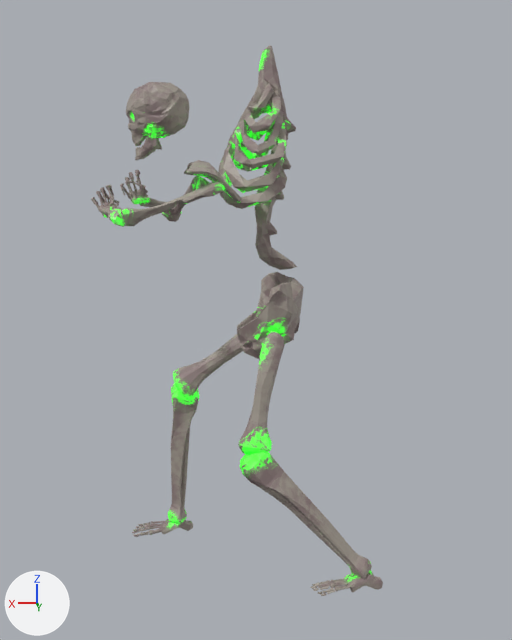
The Blender file models/actors/skeleton/skeleton_claymore.blend as it was, and as the next commit left it.
The view is the same before and after, from a 50 mm lens placed at (0.17, 2.29, 1.19), pointed at (0.02, -0.05, 0.82). Arrows for +X, +Y and +Z are at lower left; the lights stay in place.

The first picture shows 'Foot.L', 'Foot.R', 'LowerLeg.L', 'LowerLeg.R', 'Pelvis', 'Skull', 'Spine', 'Toe1_1.R', 'Toe1_2.R', 'Toe2_1.R', 'Toe2_2.R', 'Toe3_1.L', 'Toe3_2.L', 'Toe5_1.L', 'Toe5_1.R', 'UpperArm.L', 'UpperLeg.L', 'UpperLeg.R'.
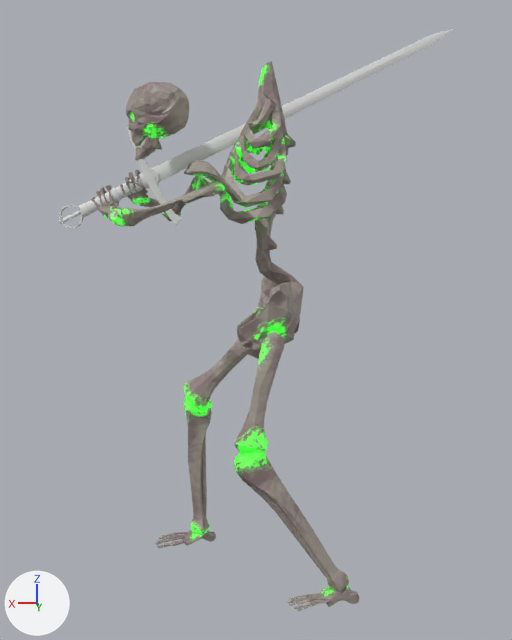
The newer file is also turned or shifted as a whole; pictures and numbers use the older file's frame.

Edits to the scene script, one JSON object a line:
```json
{"op": "set", "path": "ob_lowerleg_l.location", "old": "(-0.319, 0.176, -0.008)", "new": "(-0.238, 0.176, -0.056)"}
{"op": "set", "path": "ob_lowerleg_l.rotation_euler", "old": "(0.299, 0.633, 0.227)", "new": "(0.256, 0.489, 0.173)", "note": "degrees (17, 36, 13) -> degrees (15, 28, 10)"}
{"op": "set", "path": "ob_lowerleg_r.location", "old": "(0.339, -0.143, -0.003)", "new": "(0.25, -0.143, -0.051)"}
{"op": "set", "path": "ob_lowerleg_r.rotation_euler", "old": "(-0.143, -0.193, -0.0469)", "new": "(-0.144, -0.109, -0.053)", "note": "degrees (-8.2, -11, -2.7) -> degrees (-8.3, -6.2, -3)"}
{"op": "set", "path": "ob_upperleg_l.location", "old": "(0.058, 0.271, -0.096)", "new": "(0.091, 0.254, -0.095)"}
{"op": "set", "path": "ob_upperleg_l.rotation_euler", "old": "(0.253, -0.101, 0.1)", "new": "(0.231, -0.135, 0.0872)", "note": "degrees (14, -5.8, 5.7) -> degrees (13, -7.7, 5)"}
{"op": "set", "path": "ob_upperleg_r.location", "old": "(0.673, -0.148, 0.156)", "new": "(0.553, -0.15, 0.047)"}
{"op": "set", "path": "ob_upperleg_r.rotation_euler", "old": "(-0.143, -0.837, -0.0188)", "new": "(-0.141, -0.662, -0.0303)", "note": "degrees (-8.2, -48, -1.1) -> degrees (-8.1, -38, -1.7)"}
{"op": "set", "path": "ob_toe3_1_l.location", "old": "(-0.28, 0.166, -0.003)", "new": "(-0.207, 0.166, -0.049)"}
{"op": "set", "path": "ob_toe3_2_l.location", "old": "(-0.28, 0.166, -0.003)", "new": "(-0.207, 0.166, -0.049)"}
{"op": "set", "path": "ob_toe2_2_l.location", "old": "(-0.28, 0.166, -0.003)", "new": "(-0.207, 0.166, -0.049)"}
{"op": "set", "path": "ob_toe5_1_l.location", "old": "(-0.28, 0.166, -0.003)", "new": "(-0.207, 0.166, -0.049)"}
{"op": "set", "path": "ob_foot_l.location", "old": "(-0.28, 0.166, -0.003)", "new": "(-0.207, 0.166, -0.049)"}
{"op": "set", "path": "ob_foot_r.location", "old": "(0.301, -0.134, -0.022)", "new": "(0.216, -0.134, -0.068)"}
{"op": "set", "path": "ob_toe1_1_r.location", "old": "(0.301, -0.134, -0.022)", "new": "(0.216, -0.134, -0.068)"}
{"op": "set", "path": "ob_toe1_2_r.location", "old": "(0.301, -0.134, -0.022)", "new": "(0.216, -0.134, -0.068)"}
{"op": "set", "path": "ob_toe3_1_r.location", "old": "(0.301, -0.134, -0.022)", "new": "(0.216, -0.134, -0.068)"}
{"op": "set", "path": "ob_toe2_1_r.location", "old": "(0.301, -0.134, -0.022)", "new": "(0.216, -0.134, -0.068)"}
{"op": "set", "path": "ob_toe2_2_r.location", "old": "(0.301, -0.134, -0.022)", "new": "(0.216, -0.134, -0.068)"}
{"op": "set", "path": "ob_toe5_1_r.location", "old": "(0.312, -0.134, -0.022)", "new": "(0.227, -0.134, -0.068)"}
{"op": "set", "path": "ob_spine.location", "old": "(0.001, 0.0, 0.0)", "new": "(0.001, 0.0, -0.046)"}
{"op": "remove", "block": "ob_sword", "code": "ob_sword.hide_set(True)  # its collection is switched off"}
```

Location of each change, [x1, y1, x2, y2] in pixels of the pictures (512 x 640 px):
```json
{"object": "Spine", "change": "moved", "before": [218, 45, 297, 270], "after": [219, 61, 296, 284]}
{"object": "LowerLeg.L", "change": "moved, turned", "before": [240, 451, 372, 579], "after": [234, 451, 349, 593]}
{"object": "sword", "change": "shown", "after": [59, 29, 453, 228]}
{"object": "LowerLeg.R", "change": "moved, turned", "before": [168, 384, 199, 523], "after": [183, 397, 212, 534]}
{"object": "UpperLeg.L", "change": "moved, turned", "before": [238, 331, 285, 454], "after": [234, 330, 284, 452]}
{"object": "UpperLeg.R", "change": "moved, turned", "before": [173, 334, 249, 399], "after": [184, 339, 249, 410]}
{"object": "Foot.L", "change": "moved", "before": [344, 570, 383, 592], "after": [321, 585, 359, 607]}
{"object": "Foot.R", "change": "moved", "before": [161, 519, 193, 535], "after": [184, 530, 216, 546]}
{"object": "Toe1_1.R", "change": "moved", "before": [149, 528, 162, 535], "after": [172, 540, 186, 546]}
{"object": "Toe3_1.L", "change": "moved", "before": [330, 582, 349, 587], "after": [306, 597, 325, 602]}
{"object": "Toe5_1.L", "change": "moved", "before": [336, 584, 355, 592], "after": [312, 599, 332, 606]}
{"object": "Toe2_2.L", "change": "moved", "before": [318, 582, 330, 588], "after": [295, 597, 307, 602]}
{"object": "Toe3_1.R", "change": "moved", "before": [147, 524, 163, 527], "after": [170, 535, 186, 538]}
{"object": "Toe2_1.R", "change": "moved", "before": [148, 526, 161, 530], "after": [171, 537, 185, 541]}
{"object": "Toe3_2.L", "change": "moved", "before": [320, 585, 329, 590], "after": [296, 599, 306, 605]}
{"object": "Toe1_2.R", "change": "moved", "before": [140, 531, 148, 536], "after": [164, 541, 172, 547]}
{"object": "Toe5_1.R", "change": "moved", "before": [151, 521, 165, 523], "after": [174, 532, 188, 534]}
{"object": "Toe2_2.R", "change": "moved", "before": [137, 527, 148, 532], "after": [161, 538, 171, 543]}
```
